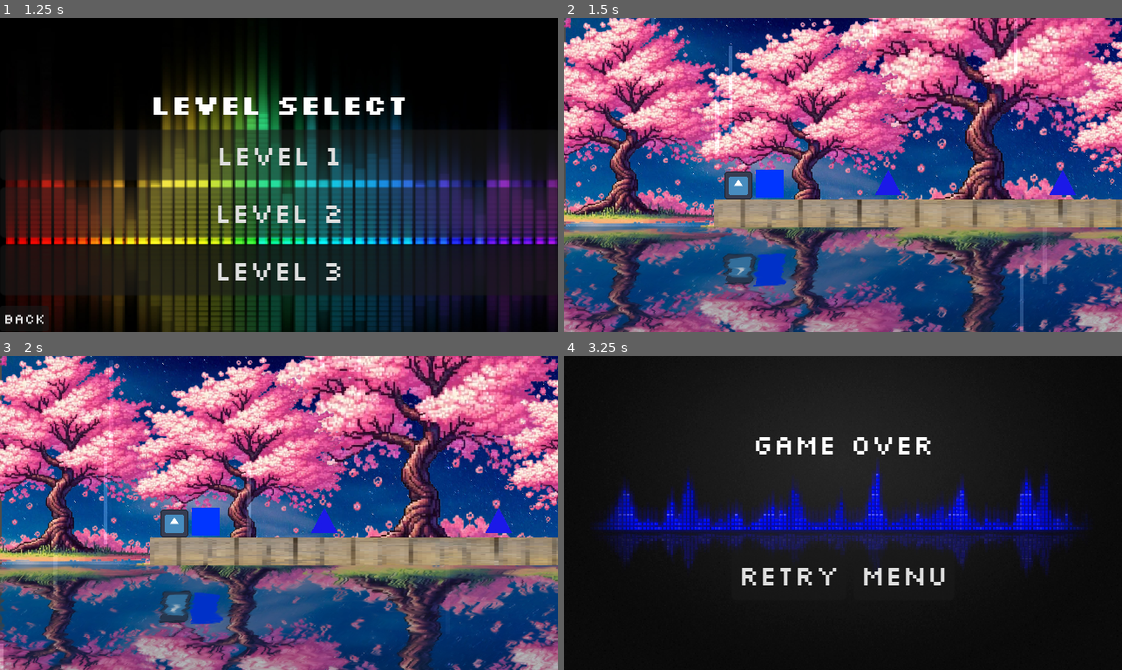
Above: before the commit, frames 1-4 (two rows, left to right).
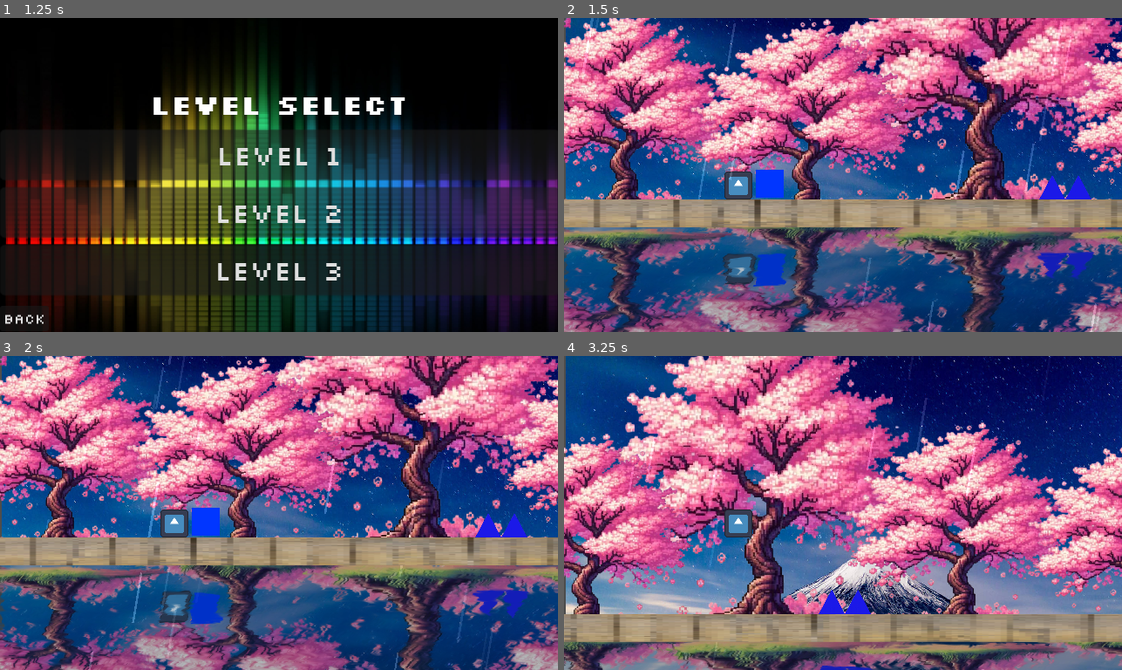
Above: after the commit, the same moments.

Repository: APersonXHe/AP-CompSci-Midyear-Project
Game: Godot game, scene res://scenes/main_menu/main_menu.tscn
Same seed, same stepped clock (60 frames per second), same inputs: the game is played once before the commit and once after it. The engine's default icon, where the game draws it, is replaced by a stand-in: a white triangle on a blue panel in a dark square. Sound files missing from this copy of the repository are replaced by a short silence.
Inputs:
- Up to frame 1 (1.25 s): click "PLAY" at 0.5 s
- Up to frame 2 (1.5 s): click "LEVEL 3" at 1.25 s
- Up to frame 3 (2 s): no input
- Up to frame 4 (3.25 s): tap Enter (ui_accept) at 2, 2.27, 3.02 s

Frame 1 is identical in both runs. In frame 2, 6.8% of the frame differs, in the area x 0-100%, y 0-100%; in frame 3, 6.5%; in frame 4, 99%.

Commit message:
rain in level 3 now moves diagonally

Diff:
--- a/scenes/levels/level3.tscn
+++ b/scenes/levels/level3.tscn
@@ -63,13 +63,13 @@
 curve_z = SubResource("Curve_by220")
 
 [sub_resource type="ParticleProcessMaterial" id="ParticleProcessMaterial_i6n0b"]
+particle_flag_align_y = true
 particle_flag_disable_z = true
 emission_shape_offset = Vector3(200, -200, 0)
 emission_shape = 3
 emission_box_extents = Vector3(500, 1, 1)
-gravity = Vector3(0, 3000, 0)
-scale_min = 2.2
-scale_max = 2.2
+gravity = Vector3(-500, 3000, 0)
+scale_max = 1.5
 scale_over_velocity_curve = SubResource("CurveXYZTexture_miwfv")
 color_initial_ramp = SubResource("GradientTexture1D_kmqvt")
 alpha_curve = SubResource("CurveTexture_ktetg")
@@ -118,7 +118,13 @@
 script = ExtResource("6_tkmxi")
 
 [node name="SPIKE" parent="." instance=ExtResource("7_hqseb")]
-position = Vector2(560, 168)
+position = Vector2(454, 127)
+
+[node name="SPIKE2" parent="." instance=ExtResource("7_hqseb")]
+position = Vector2(194, 163)
+
+[node name="SPIKE3" parent="." instance=ExtResource("7_hqseb")]
+position = Vector2(209, 163)
 
 [node name="DrumMachine" parent="." instance=ExtResource("9_wmumq")]
 position = Vector2(162, 151)
@@ -134,10 +140,14 @@
 
 [node name="GPUParticles2D" type="GPUParticles2D" parent="."]
 material = SubResource("CanvasItemMaterial_gg0gr")
-amount = 200
+amount = 500
 process_material = SubResource("ParticleProcessMaterial_i6n0b")
 preprocess = 0.5
 visibility_rect = Rect2(-100, -50, 750, 400)
 
 [node name="FLOOR" parent="." instance=ExtResource("12_xilb2")]
-position = Vector2(8, 172)
+position = Vector2(-82, 172)
+
+[node name="FLOOR2" parent="." instance=ExtResource("12_xilb2")]
+position = Vector2(366, 137)
+scale = Vector2(0.5, 1)
--- a/scenes/world/level3_floor.tscn
+++ b/scenes/world/level3_floor.tscn
@@ -1,20 +1,22 @@
-[gd_scene load_steps=3 format=3 uid="uid://cqidg1ja24ldy"]
+[gd_scene load_steps=4 format=3 uid="uid://cqidg1ja24ldy"]
 
+[ext_resource type="Script" path="res://scripts/world/level3_floor.gd" id="1_1xacc"]
 [ext_resource type="Texture2D" uid="uid://brnowa16q8thy" path="res://assets/sprites/background/pixelated_bamboo_texture.png" id="1_nlrlk"]
 
 [sub_resource type="RectangleShape2D" id="RectangleShape2D_2i7tv"]
-size = Vector2(328, 16)
+size = Vector2(452, 16)
 
 [node name="FLOOR" type="StaticBody2D"]
+script = ExtResource("1_1xacc")
 
 [node name="Sprite2D" type="Sprite2D" parent="."]
 position = Vector2(-8, -2)
-scale = Vector2(0.636893, 0.0457143)
+scale = Vector2(0.87767, 0.0457143)
 texture = ExtResource("1_nlrlk")
 centered = false
 
 [node name="CollisionShape2D" type="CollisionShape2D" parent="."]
-position = Vector2(156, 6)
+position = Vector2(218, 6)
 shape = SubResource("RectangleShape2D_2i7tv")
 
 [node name="Polygon2D" type="Polygon2D" parent="CollisionShape2D"]
--- a/scripts/levels/level_3.gd
+++ b/scripts/levels/level_3.gd
@@ -15,10 +15,12 @@
 	GameManager.player_death.connect(_on_player_died)  # Listen for death signal
 	retry_menu.visible = false  # Hide retry menu initially
 	#print("Retry menu visibility at start after set to false:", retry_menu.visible)
+	"""
 	for i in range(5):  # Create 5 blocks
 		var block = block_scene.instantiate()
 		block.position = Vector2((i+1) * 100, 160)  # Position them with some space between
 		add_child(block)  # Add the block to the scene
+	"""
 
 
 # Called every frame. 'delta' is the elapsed time since the previous frame.
--- /dev/null
+++ b/scripts/world/level3_floor.gd
@@ -0,0 +1,7 @@
+extends StaticBody2D
+
+@onready var parallax_layer = get_parent()
+
+func _process(delta):
+	#position.x = parallax_layer.motion_offset.x
+	pass
